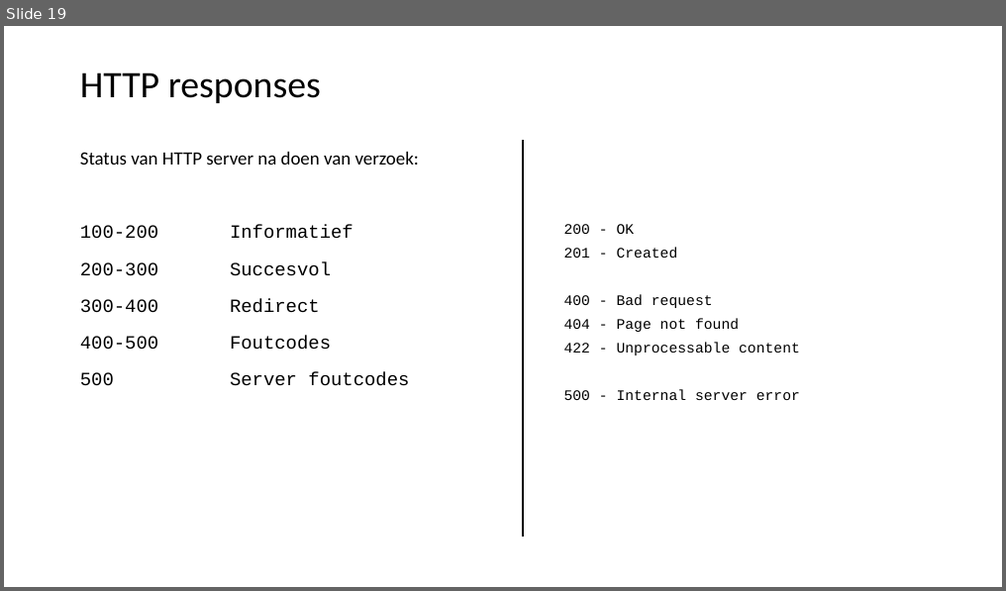
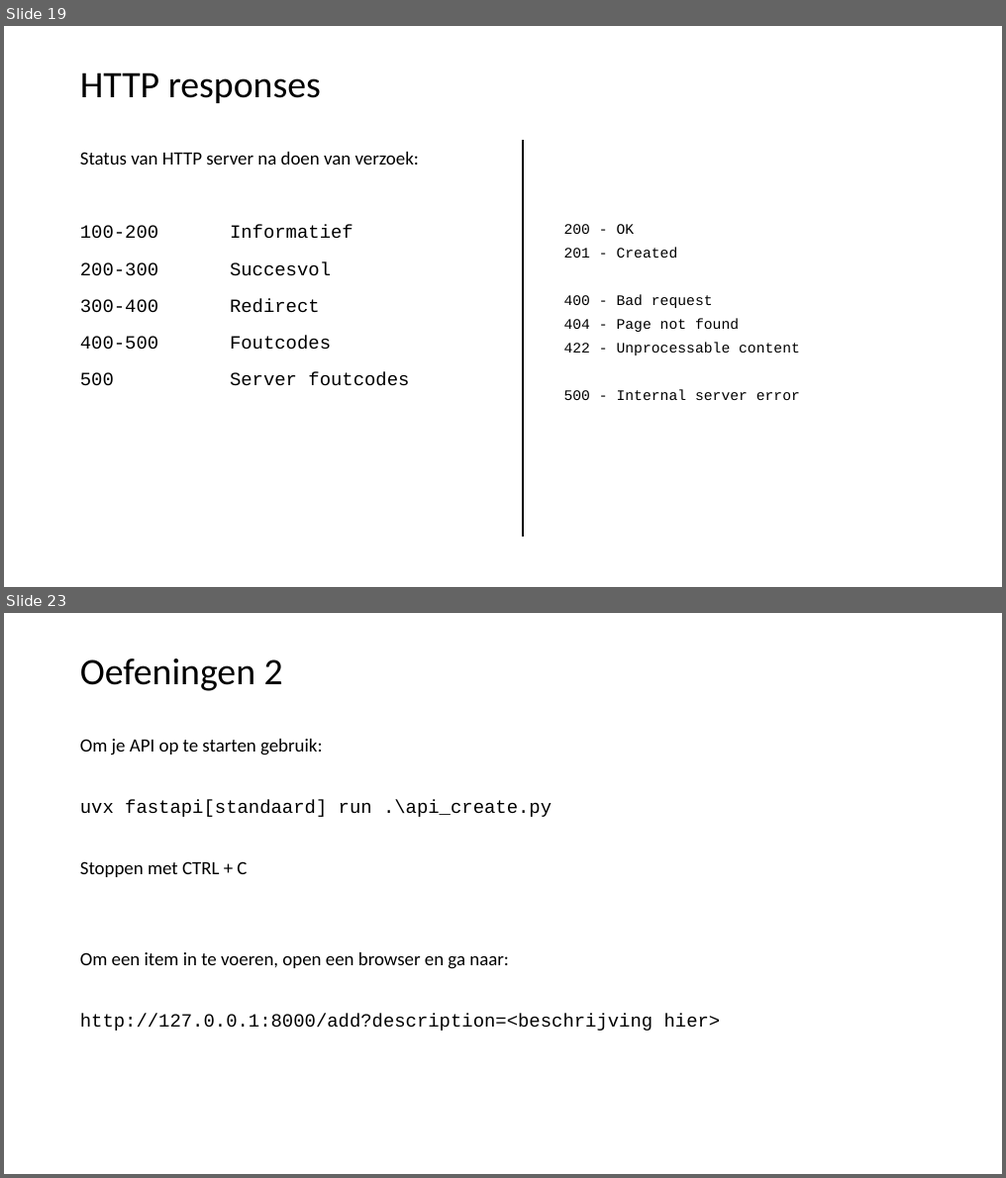
Before and after one commit to LFKoning/knowledge-sharing, a slide deck: python_course_4p/4_api_app/4_api_app.pptx. Shown one above the other, each under a label of ours: slide 19 before the commit, slides 19 and 23 after it; the slides between them are not shown. The pictures are 1006x591 and 1006x1178 pixels, drawn with LibreOffice and Linux fonts; fonts in the diff are those of the drawing. Boxes give left, top, right and bottom in pixels: in the first picture for what was removed or moved away, otherwise in the second. Text is boxed around its words. In the diff, an @@ line names an element or a change of style, - is before the commit and + after.

```diff
--- a/python_course_4p/4_api_app/4_api_app.pptx
+++ b/python_course_4p/4_api_app/4_api_app.pptx
@@ slide 23 added at box(4, 613, 1002, 1174), background #FFFFFF @@
@@ title added at box(80, 659, 283, 691), 36 pt, text #000000 @@
+Oefeningen 2
@@ text added at box(80, 739, 721, 1031), 18 pt, text #000000 @@
+Om je API op te starten gebruik:
+uvx fastapi[standaard] run .\api_create.py
+Stoppen met CTRL + C
+Om een item in te voeren, open een browser en ga naar:
+http://127.0.0.1:8000/add?description=<beschrijving hier>
```
Also in this commit, not shown: 5 slides changed, 1 other slide added, 8 other files.
